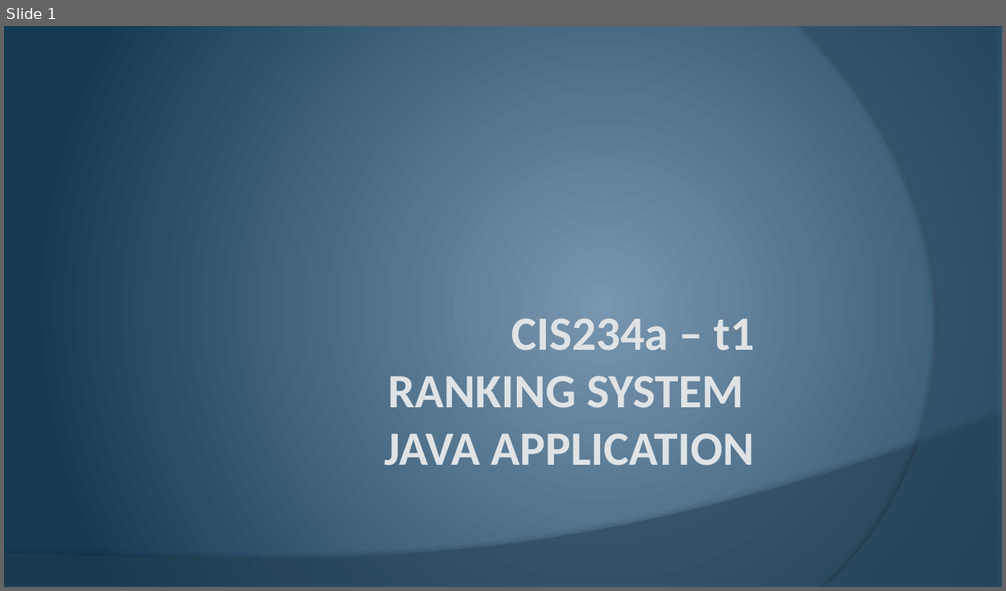
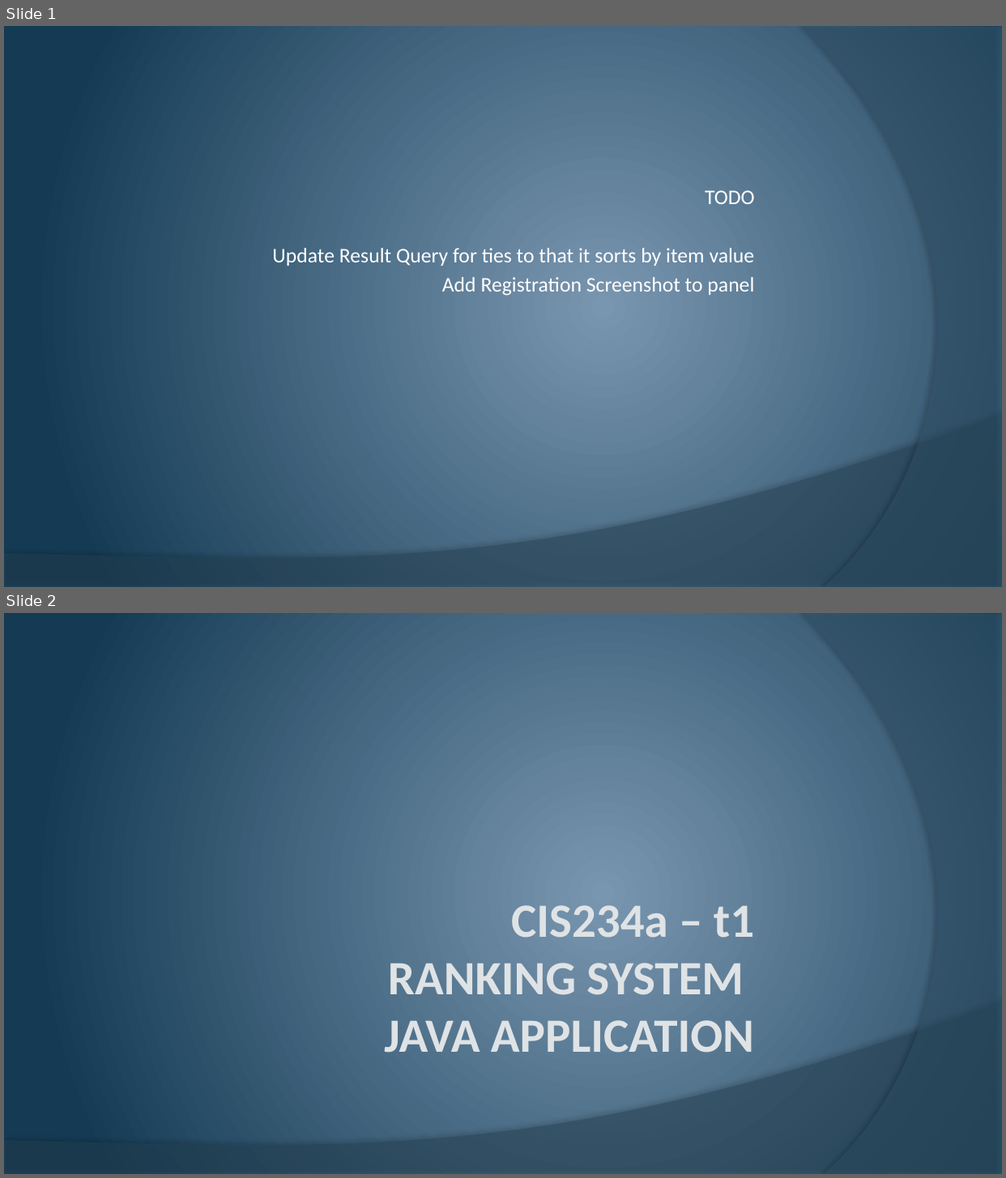
Before and after one commit to cstultz/cis234, a slide deck: assigns/assign10/t1-a10.pptx. Shown one above the other, each under a label of ours: slide 1 before the commit, slides 1 and 2 after it. The pictures are 1006x591 and 1006x1178 pixels, drawn with LibreOffice and Linux fonts; fonts in the diff are those of the drawing. Boxes give left, top, right and bottom in pixels: in the first picture for what was removed or moved away, otherwise in the second. Text is boxed around its words. In the diff, an @@ line names an element or a change of style, - is before the commit and + after.

```diff
--- a/assigns/assign10/t1-a10.pptx
+++ b/assigns/assign10/t1-a10.pptx
@@ slide 1 added at [4,26,1002,587], background gradient #7A96B0 to #153C55; not listed: 2 template elements that a slide beside it also shows @@
@@ subtitle added at [272,190,755,296], 20 pt, text #FFFFFF @@
+TODO
+Update Result Query for ties to that it sorts by item value
+Add Registration Screenshot to panel
@@ what was slide 1 is now slide 2 @@
```
Also in this commit, not shown: 4 slides changed, 2 other slides added.
